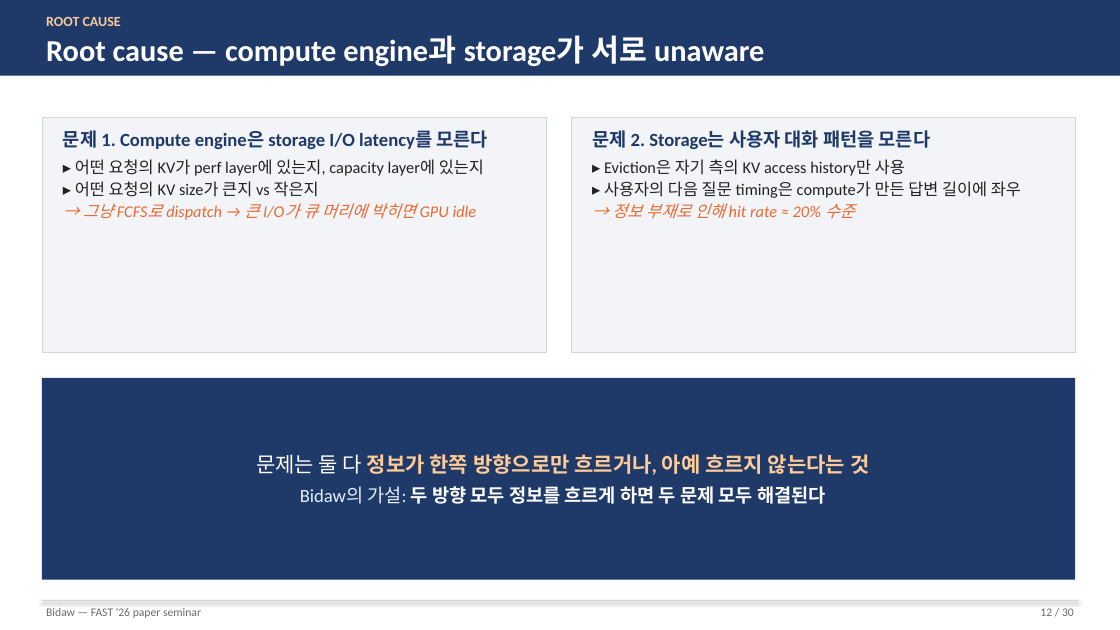
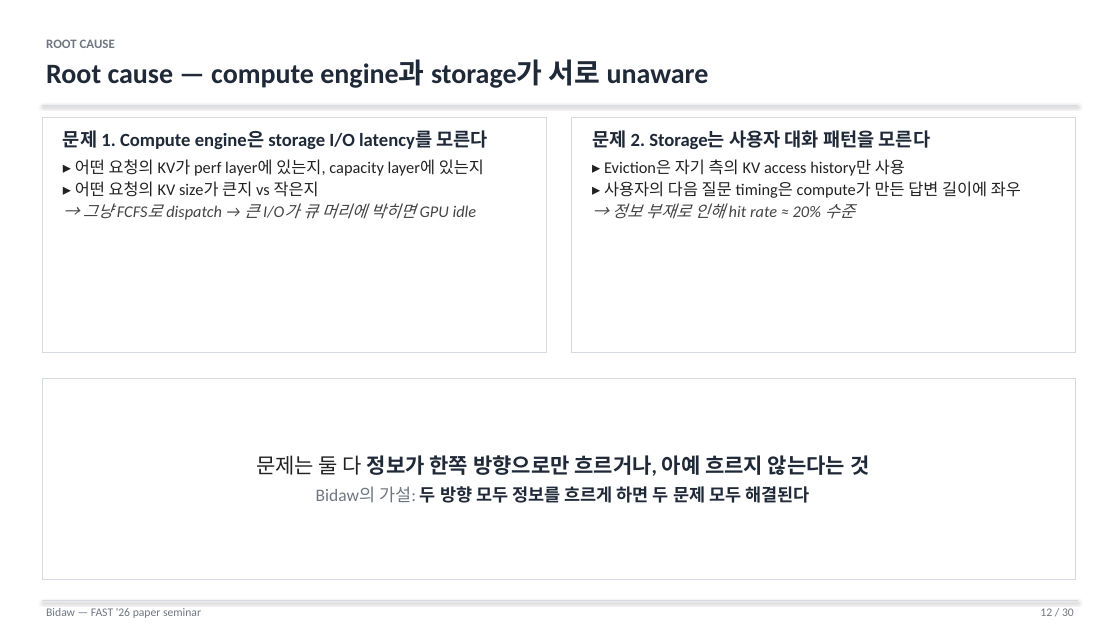
Before and after one commit to Daejun/bidaw, a slide deck: slide 12 of Bidaw_seminar.pptx. Drawn at 1120x630 pixels with LibreOffice and Linux fonts; fonts in the diff are those of the drawing. Boxes give left, top, right and bottom in pixels: in the first picture for what was removed or moved away, otherwise in the second. Text is boxed around its words. In the diff, an @@ line names an element or a change of style, - is before the commit and + after.

Commit message:
Redesign seminar deck with minimal white-background style
Replace the dark-blue header band, orange accents, and tinted callout
boxes with an austere paper-style layout:

- Background: pure white on every slide
- Header: small grey kicker + near-black title + 0.75pt grey rule
- Number markers: plain grey numerals (no orange/blue circles)
- Callout panels: white fill with thin grey border (auto-promoted in
  add_rect when caller passed the old BG_BAND tint)
- Cover slide: white background, large near-black "Bidaw" + grey meta

The figure slides themselves are unchanged; only chrome and emphasis
colours are reduced.

```diff
--- a/Bidaw_seminar.pptx
+++ b/Bidaw_seminar.pptx
@@ rectangle removed at <box>0,0,1120,76</box> @@
@@ text "ROOT CAUSE": place and size @@
-text "ROOT CAUSE" at <box>46,17,764,66</box>
+text "ROOT CAUSE" at <box>46,39,709,88</box>
@@ text "ROOT CAUSE" at <box>46,39,709,88</box>: size 12 to 11 pt, text colour #F7C99C to #707680 in "ROOT CAUSE"; size 26 to 24 pt, text colour #FFFFFF to #1F2937 in "Root cause — compute engine과 storage가 서로 ..."; more space between paragraphs; vertical alignment middle to top @@
@@ rectangle at <box>42,118,546,353</box>: fill #F2F4F8 to #FFFFFF; outline #D0D5DD 0.75 pt to #D5D9E0 0.75 pt @@
@@ line added from (42, 105) to (1078, 105), #D5D9E0 0.75 pt @@
@@ rectangle at <box>571,118,1075,353</box>: fill #F2F4F8 to #FFFFFF; outline #D0D5DD 0.75 pt to #D5D9E0 0.75 pt @@
@@ text at <box>63,130,487,220</box>: text colour #1F3A68 to #1F2937 in "문제 1. Compute engine은 storage I/O latency를 ..."; text colour #E86A33 to #444444 in "→ 그냥 FCFS로 dispatch → 큰 I/O가 ..." @@
@@ text at <box>592,130,930,219</box>: text colour #1F3A68 to #1F2937 in "문제 2. Storage는 사용자 대화 패턴을 모른다"; text colour #E86A33 to #444444 in "→ 정보 부재로 인해 hit rate ≈ ..." @@
@@ rectangle at <box>42,378,1075,580</box>: fill #1F3A68 to #FFFFFF; outline none to #D5D9E0 0.75 pt @@
@@ text "문제는 둘 다 정보가 한쪽 ..." at <box>256,455,869,503</box>: text colour #FFFFFF to #222222 in "문제는 둘 다"; text colour #FFCC99 to #1F2937 in "정보가 한쪽 방향으로만 흐르거나, 아예 흐르지 않는다는 ..."; size 16 to 15 pt in "Bidaw의 가설: 두 방향 모두 정보를 흐르게 ..."; text colour #E6EEFA to #707680 in "Bidaw의 가설:"; text colour #FFFFFF to #1F2937 in "두 방향 모두 정보를 흐르게 하면 두 ..." @@
@@ text "Bidaw — FAST '26 paper ..." at <box>46,608,201,618</box>: text colour #6B6B6B to #707680 @@
@@ text "12 / 30" at <box>1040,608,1074,616</box>: text colour #6B6B6B to #707680 @@
```
Also in this commit, not shown: 29 other slides changed, 2 other files.
